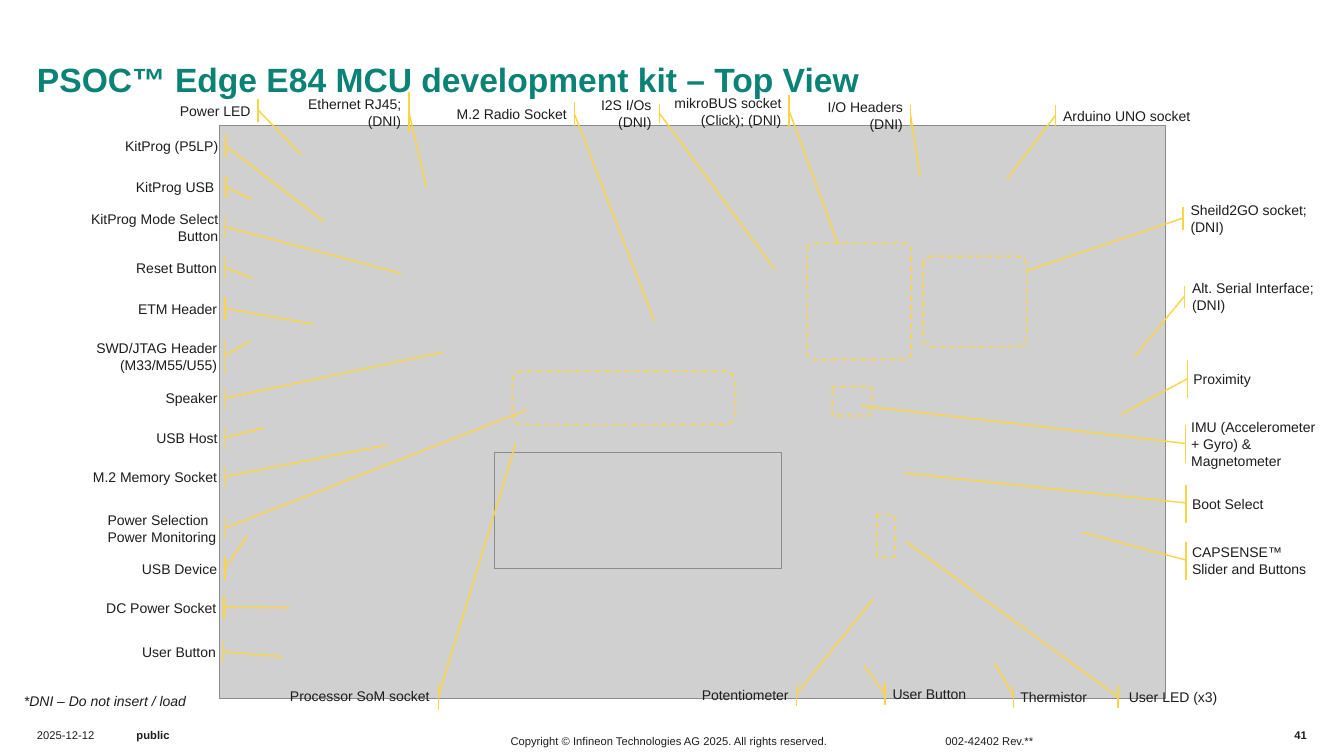
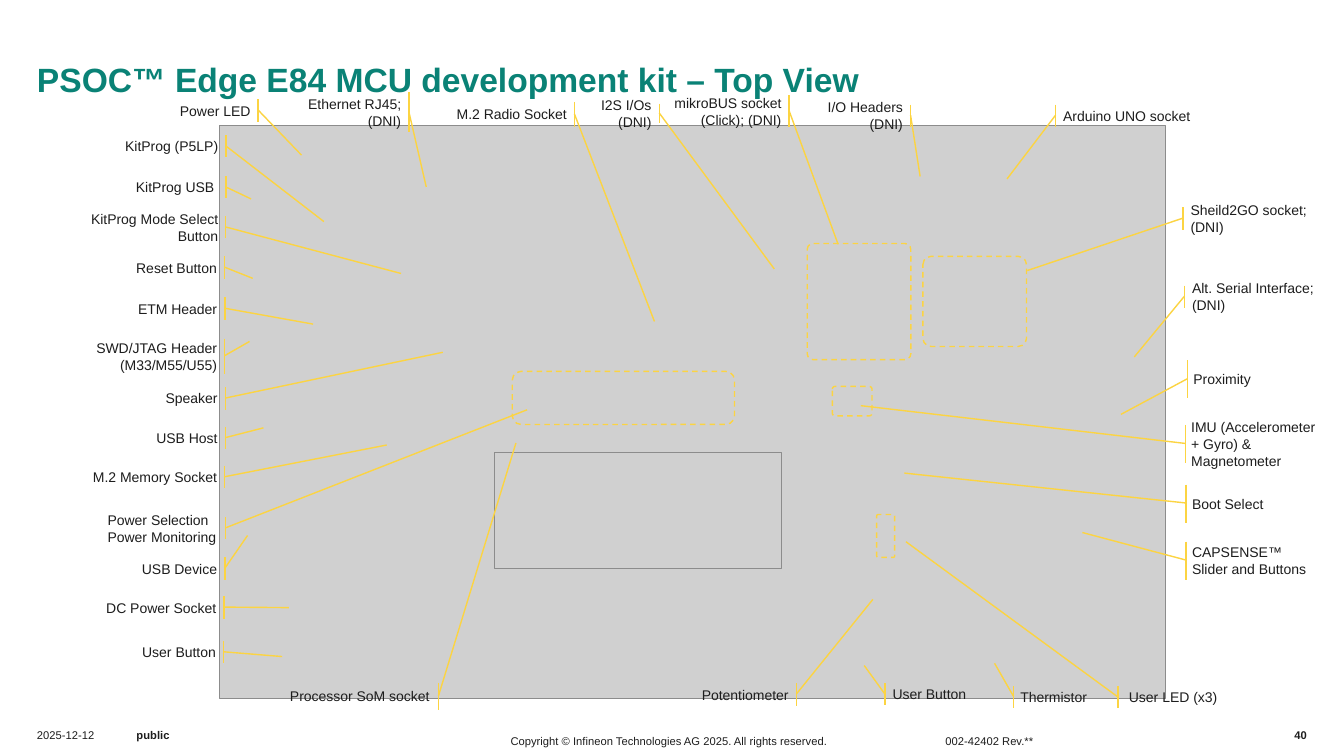
Before and after one commit to luisreynosoIFX/mtb-training-psoc-edge-e84-intro-ecosystem, a slide deck: slide 40 of .internal/Presentation/PSE84_Introductory_Ecosystem_E2.pptx (slide 41 before the commit). Drawn at 1344x756 pixels with LibreOffice and Linux fonts; fonts in the diff are those of the drawing; grey boxes stand for pictures; background and template pictures are left out. Boxes give left, top, right and bottom in pixels: in the first picture for what was removed or moved away, otherwise in the second. Text is boxed around its words. In the diff, an @@ line names an element or a change of style, - is before the commit and + after.

```diff
--- a/.internal/Presentation/PSE84_Introductory_Ecosystem_E2.pptx
+++ b/.internal/Presentation/PSE84_Introductory_Ecosystem_E2.pptx
@@ text removed at (24, 696, 186, 706) @@
-*DNI – Do not insert / load
@@ page number at (1294, 731, 1306, 739): text changed @@
-41
+40
```
Also in this commit, not shown: 6 other slides changed, 3 slides removed, 5 other files.
